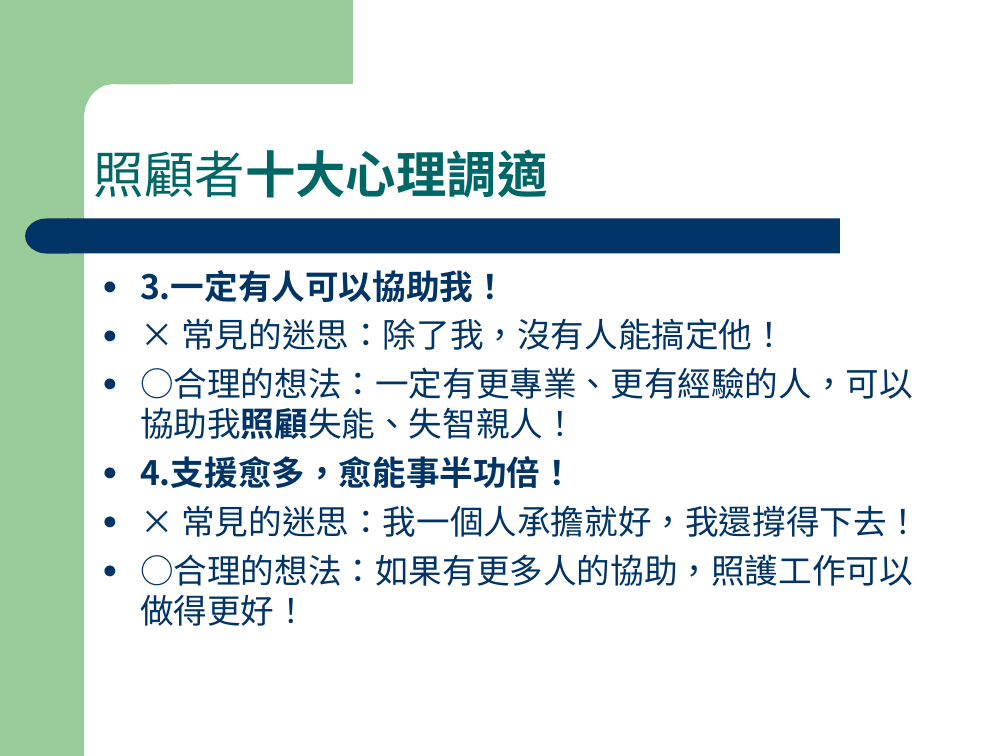
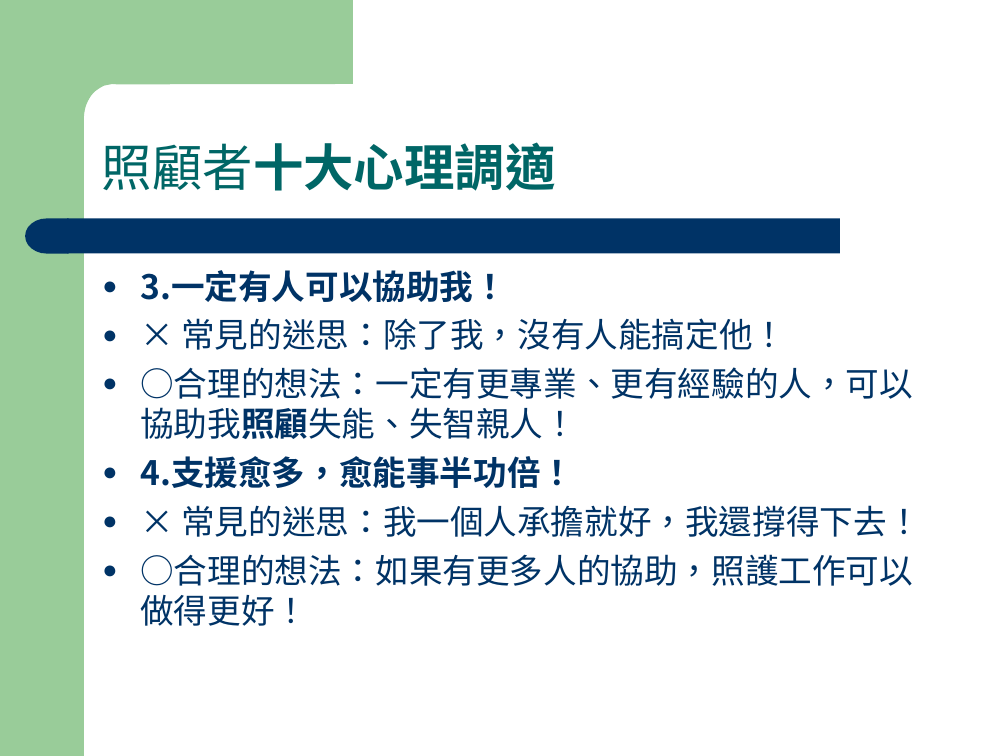
Before and after one commit to fhopecc/fhopecc, a slide deck: slide 32 of public/tutor/home_care.ppt (slide 29 before the commit). Drawn at 1008x756 pixels with LibreOffice and Linux fonts; fonts in the diff are those of the drawing. Boxes give left, top, right and bottom in pixels: in the first picture for what was removed or moved away, otherwise in the second. Text is boxed around its words. In the diff, an @@ line names an element or a change of style, - is before the commit and + after.

```diff
--- a/public/tutor/home_care.ppt
+++ b/public/tutor/home_care.ppt
@@ text "照顧者十大心理調適" moved from (x1=94, y1=149, x2=548, y2=198) to (x1=102, y1=142, x2=556, y2=191) @@
```
Also in this commit, not shown: 29 other slides changed, 5 slides added, 2 slides removed, 3 other files.
